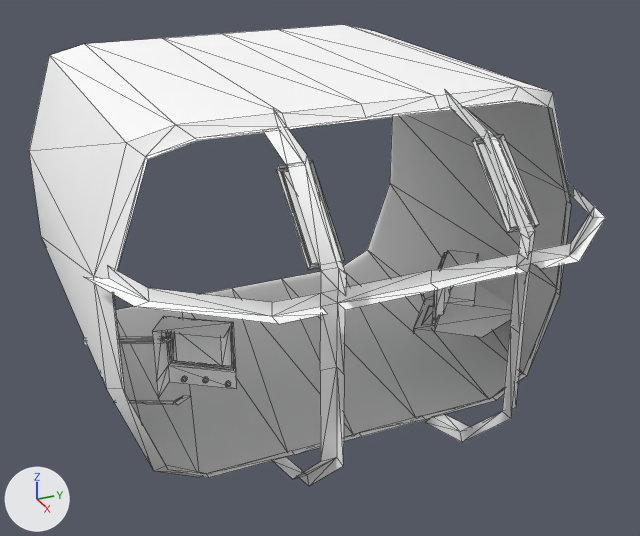
A saved change to the FBX model Assets/Models/Submarine/Sub_Cockpit.FBX.
Both versions are drawn from a 50 mm camera at (45.5, -21.2, 33.7) aimed at (-2.2, 0.3, 9.8). Every picture has the same lights, and +X, +Y and +Z are marked at lower left. Mesh edges are drawn as thin lines. Where no turn or scale is listed for an object, it has been applied to the vertices.

Script lines for the objects in view, before the commit:
```python
me_mesh = bpy.data.meshes.new('Mesh')
me_mesh.from_pydata(...)  # 340 vertices, 467 faces; spans x -22.6..9.7, y -15.5..15.5, z -3.4..18.6
# faces by material slot: [252, 215]
me_mesh.materials.append(mat_ceiling__willypit)  # white #ffffff
me_mesh.materials.append(mat_monitors)  # white #ffffff
ob_willypit = bpy.data.objects.new('Willypit', me_mesh)
ob_willypit.location = (2.82, 0.0, 3.72)
```
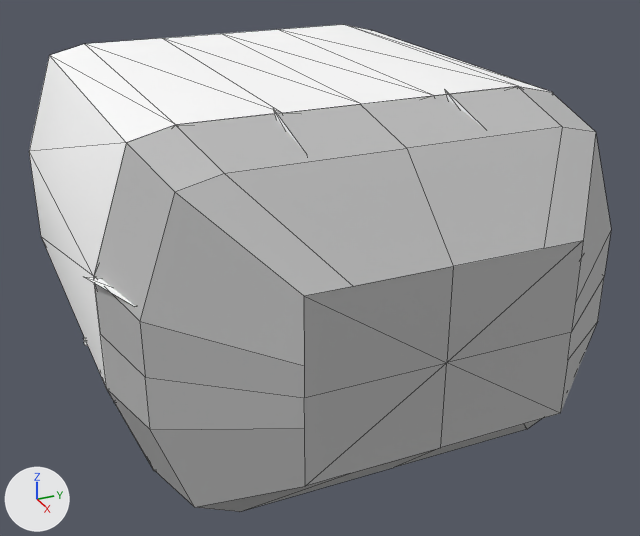
Where the newer file only moved an object's origin or applied its transform, the numbers keep the older frame.

What differs and where, as boxes (x1, y1, x2, y2) in the pictures (640 x 536 px):
'Willypit', reshaped: before (29, 25, 606, 486); after (29, 25, 611, 512)
part 1 of me_mesh, added: after (94, 86, 611, 512)

Diff of the bpy script that builds the scene:
```diff
--- a/Assets/Models/Submarine/Sub_Cockpit.FBX.py
+++ b/Assets/Models/Submarine/Sub_Cockpit.FBX.py
@@ mat_sub_window_mat @@
+mat_sub_window_mat = principled_material('sub_window_mat')
+mat_sub_window_mat.base_color = (0.5, 0.5, 0.5)  # grey #bcbcbc
+mat_sub_window_mat.roughness = 0.749
@@ me_mesh @@
 # used by ob_willypit; location = (2.82, 0.0, 3.72)
-me_mesh.from_pydata(...)  # 340 vertices, 467 faces; spans x -22.6..9.7, y -15.5..15.5, z -3.4..18.6
+me_mesh.from_pydata(...)  # 388 vertices, 507 faces; spans x -22.6..10.8, y -15.5..15.5, z -3.4..18.6
+# me_mesh part 1
+# 48 vertices are added at x 0.9..10.8, y -14.9..14.8, z -3.0..18.2
+# 40 new faces join them, mat_sub_window_mat (grey #bcbcbc)
 me_mesh.materials.append(mat_ceiling__willypit)
 me_mesh.materials.append(mat_monitors)
+me_mesh.materials.append(mat_sub_window_mat)  # grey #bcbcbc
```
